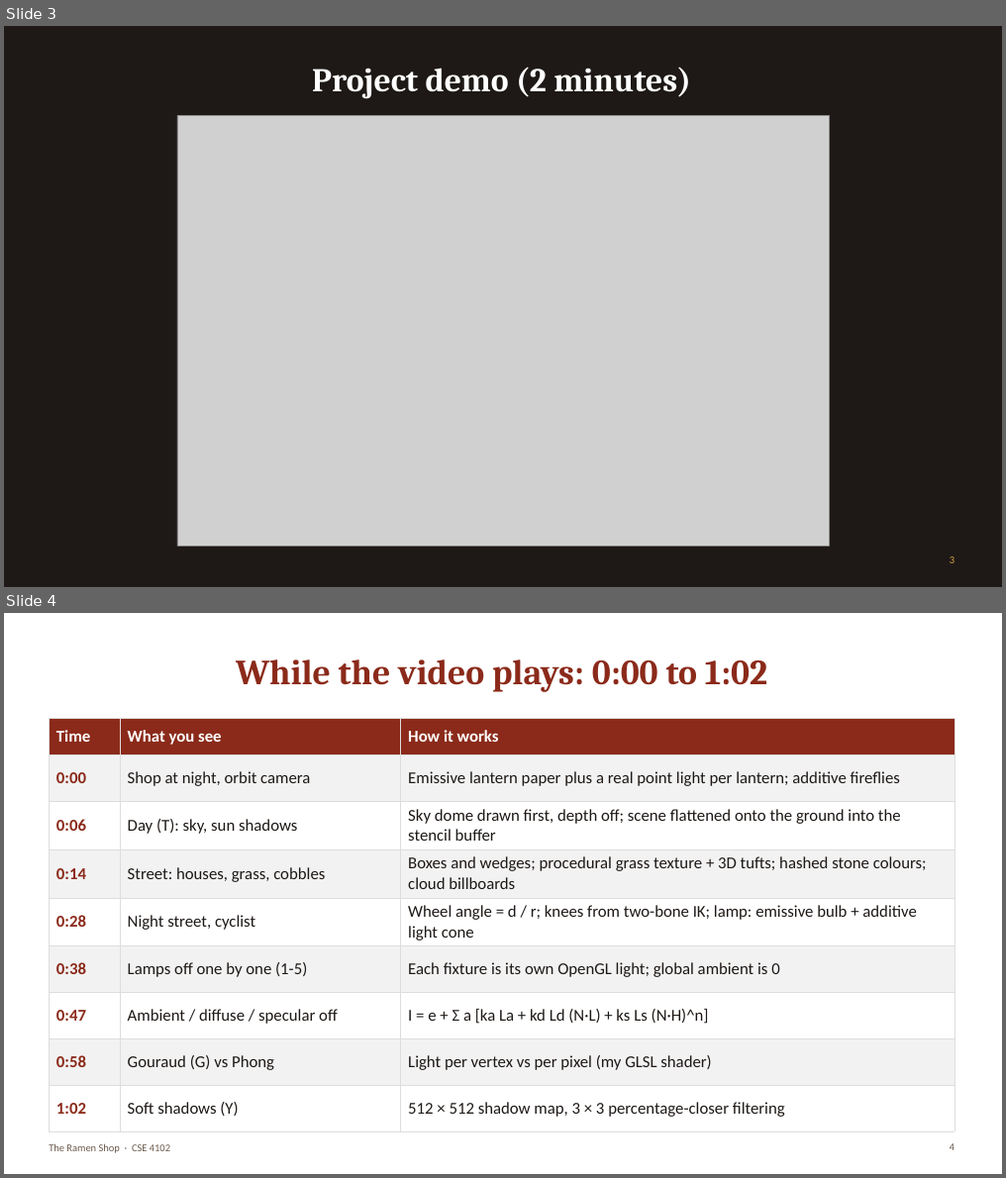
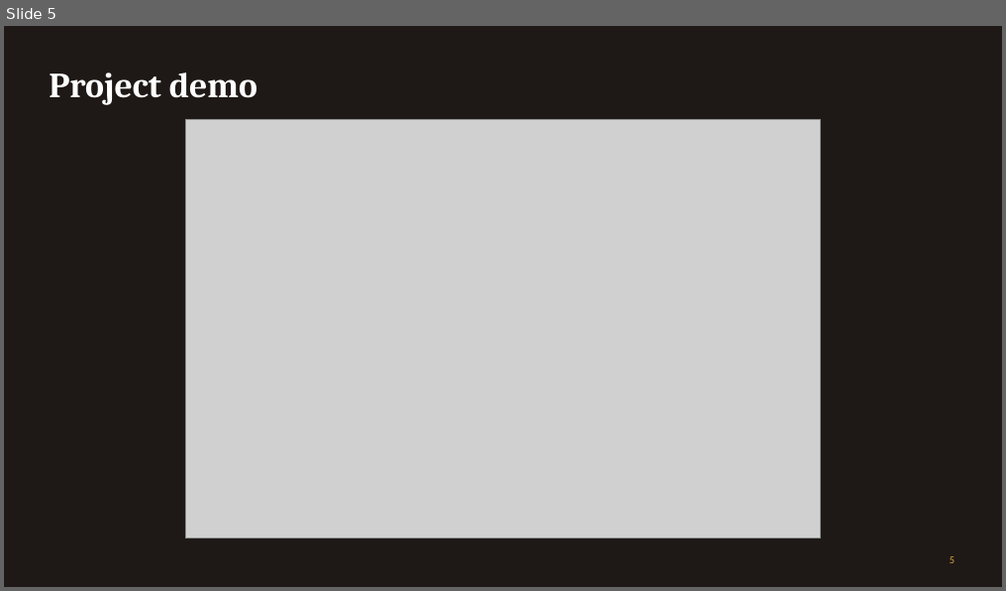
Before and after one commit to RajorshiDas/RamenShop, a slide deck: presentation/RamenShop_Presentation.pptx. Shown one above the other, each under a label of ours: slides 3 and 4 before the commit, slide 5 after it. The pictures are 1006x1178 and 1006x591 pixels, drawn with LibreOffice and Linux fonts; fonts in the diff are those of the drawing; grey boxes stand for pictures. Boxes give left, top, right and bottom in pixels: in the first picture for what was removed or moved away, otherwise in the second. Text is boxed around its words. In the diff, an @@ line names an element or a change of style, - is before the commit and + after.

```diff
--- a/presentation/RamenShop_Presentation.pptx
+++ b/presentation/RamenShop_Presentation.pptx
@@ slide 4 removed at box(4, 613, 1002, 1174), background #FFFFFF @@
@@ title removed at box(236, 660, 767, 692) @@
-While the video plays: 0:00 to 1:02
@@ table removed at box(49, 718, 954, 1121), 9 rows, 3 columns @@
-Time | What you see | How it works
-0:00 | Shop at night, orbit camera | Emissive lantern paper plus a real point light per lantern; additive fireflies
-0:06 | Day (T): sky, sun shadows | Sky dome drawn first, depth off; scene flattened onto the ground into the stencil buffer
-0:14 | Street: houses, grass, cobbles | Boxes and wedges; procedural grass texture + 3D tufts; hashed stone colours; cloud billboards
-0:28 | Night street, cyclist | Wheel angle = d / r; knees from two-bone IK; lamp: emissive bulb + additive light cone
-0:38 | Lamps off one by one (1-5) | Each fixture is its own OpenGL light; global ambient is 0
-0:47 | Ambient / diffuse / specular off | I = e + Σ a [ka La + kd Ld (N·L) + ks Ls (N·H)^n]
-0:58 | Gouraud (G) vs Phong | Light per vertex vs per pixel (my GLSL shader)
-1:02 | Soft shadows (Y) | 512 × 512 shadow map, 3 × 3 percentage-closer filtering
@@ text removed at box(49, 1144, 170, 1154) @@
-The Ramen Shop · CSE 4102
@@ page number removed at box(949, 1144, 954, 1151) @@
-4
@@ what was slide 3 is now slide 5 @@
@@ slide 5 changed as well @@
@@ title at box(49, 73, 257, 105): text changed; size 32 to 34 pt @@
-Project demo (2 minutes)
+Project demo
@@ picture: place and size @@
-picture at box(177, 116, 829, 547)
+picture at box(186, 120, 821, 539)
```
Also in this commit, not shown: 11 other slides changed, 8 slides added, 1 other slide removed.
